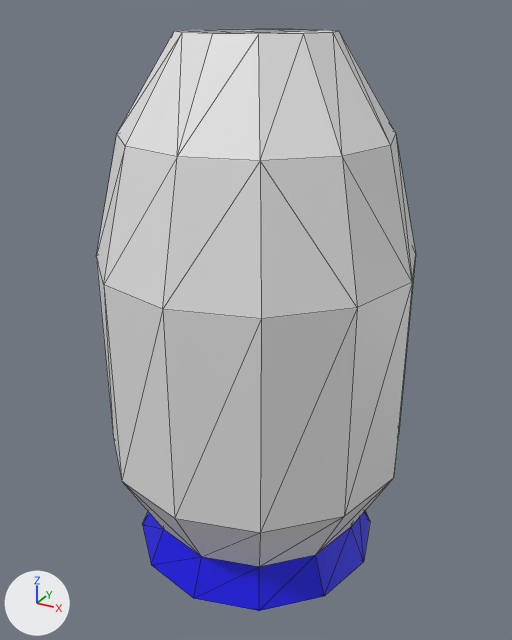
The glTF model Asset/Rocket/Head/Head00.gltf: old version first, new version second.
Camera for both pictures: a 50 mm camera at (0.602, -1.098, 0.534) aimed at (0.001, -0.005, -0.012). Lighting does not change. The marker at lower left points along +X, +Y and +Z. Mesh edges are drawn as thin lines. Vertices at the same position are counted once.

Names of what the first picture shows: 'Head00'.
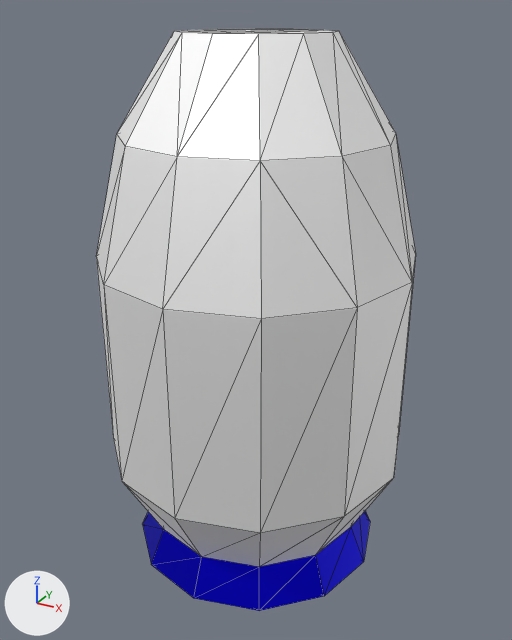
Boxes (x1, y1, x2, y2) around the edits, measured in the pictures (512 x 640 px):
part 1 of me_cylinder_001, recoloured
    both: (96, 29, 416, 567)

Diff of the bpy script that builds the scene:
```diff
--- a/Asset/Rocket/Head/Head00.gltf.py
+++ b/Asset/Rocket/Head/Head00.gltf.py
@@ mat_white @@
+mat_white = principled_material('white')
+mat_white.base_color = (1.0, 1.0, 1.0)  # white #ffffff
+mat_white.metallic = 1.0
+mat_white.roughness = 0.758
@@ mat_blue @@
+mat_blue = principled_material('blue')
+mat_blue.base_color = (0.00542, 0.00319, 0.8)  # blue #110be7
+mat_blue.metallic = 1.0
@@ me_cylinder_001 @@
 me_cylinder_001.from_pydata(...)  # 72 vertices, 140 faces; spans x -0.295..0.295, y -0.295..0.295, z -0.5..0.5
 # used by ob_head00; location = (0.0, 0.0, 0.0)
-me_cylinder_001.materials.append(mat_blau)  # blue #110be7
+# me_cylinder_001 part 1: all 116 faces that had it switch from mat_weiß (white #e7e7e7) to mat_white (white #ffffff)
+me_cylinder_001.materials.append(mat_blue)  # blue #110be7
```
